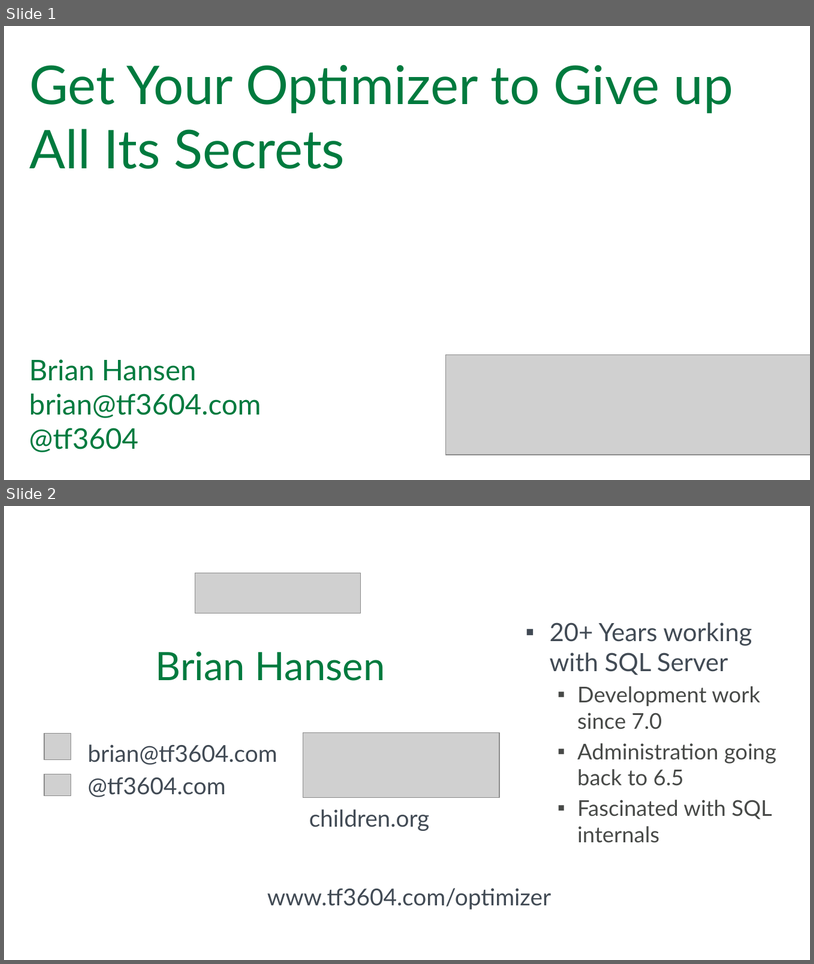
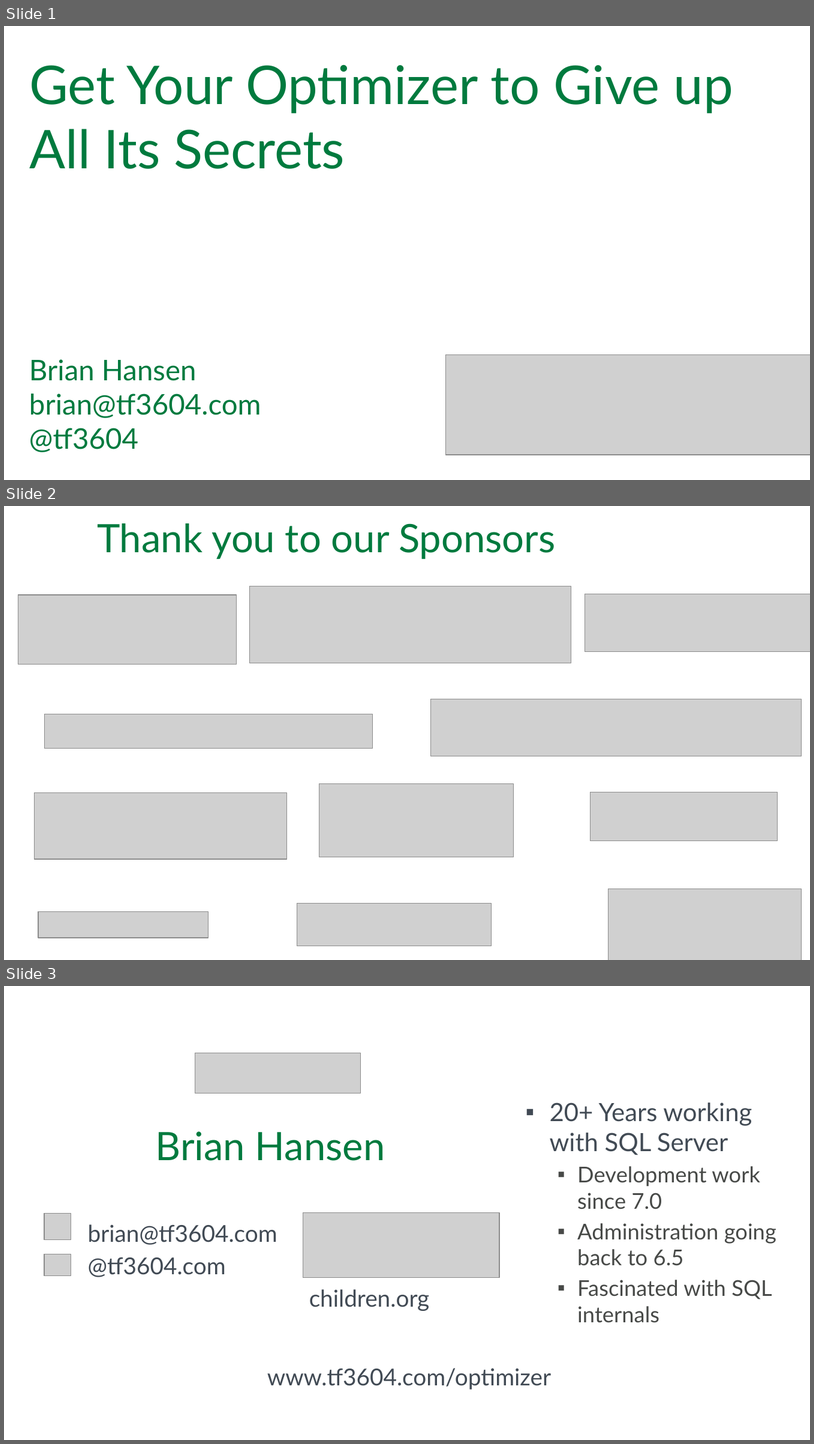
Before and after one commit to tf3604/OptimizerPresentation, a slide deck: Optimizer.pptx. Shown one above the other, each under a label of ours: slides 1 and 2 before the commit, slides 1, 2 and 3 after it. The pictures are 814x964 and 814x1444 pixels, drawn with LibreOffice and Linux fonts; fonts in the diff are those of the drawing; grey boxes stand for pictures; background and template pictures are left out. Boxes give left, top, right and bottom in pixels: in the first picture for what was removed or moved away, otherwise in the second. Text is boxed around its words. In the diff, an @@ line names an element or a change of style, - is before the commit and + after.

Commit message:
Add sponsor slide.

```diff
--- a/Optimizer.pptx
+++ b/Optimizer.pptx
@@ slide 2 added at [4, 506, 810, 960], background #FFFFFF @@
@@ text added at [97, 523, 555, 559], 44 pt, text #007A3E @@
+Thank you to our Sponsors
@@ picture added at [18, 595, 237, 664] @@
@@ picture added at [250, 586, 572, 663] @@
@@ picture added at [585, 594, 810, 651] @@
@@ picture added at [431, 699, 802, 756] @@
@@ picture added at [44, 714, 372, 748] @@
@@ picture added at [34, 792, 287, 859] @@
@@ picture added at [319, 784, 513, 857] @@
@@ picture added at [590, 792, 778, 841] @@
@@ picture added at [609, 889, 802, 960] @@
@@ picture added at [39, 911, 209, 937] @@
@@ picture added at [297, 903, 492, 946] @@
@@ what was slide 2 is now slide 3 @@
```
